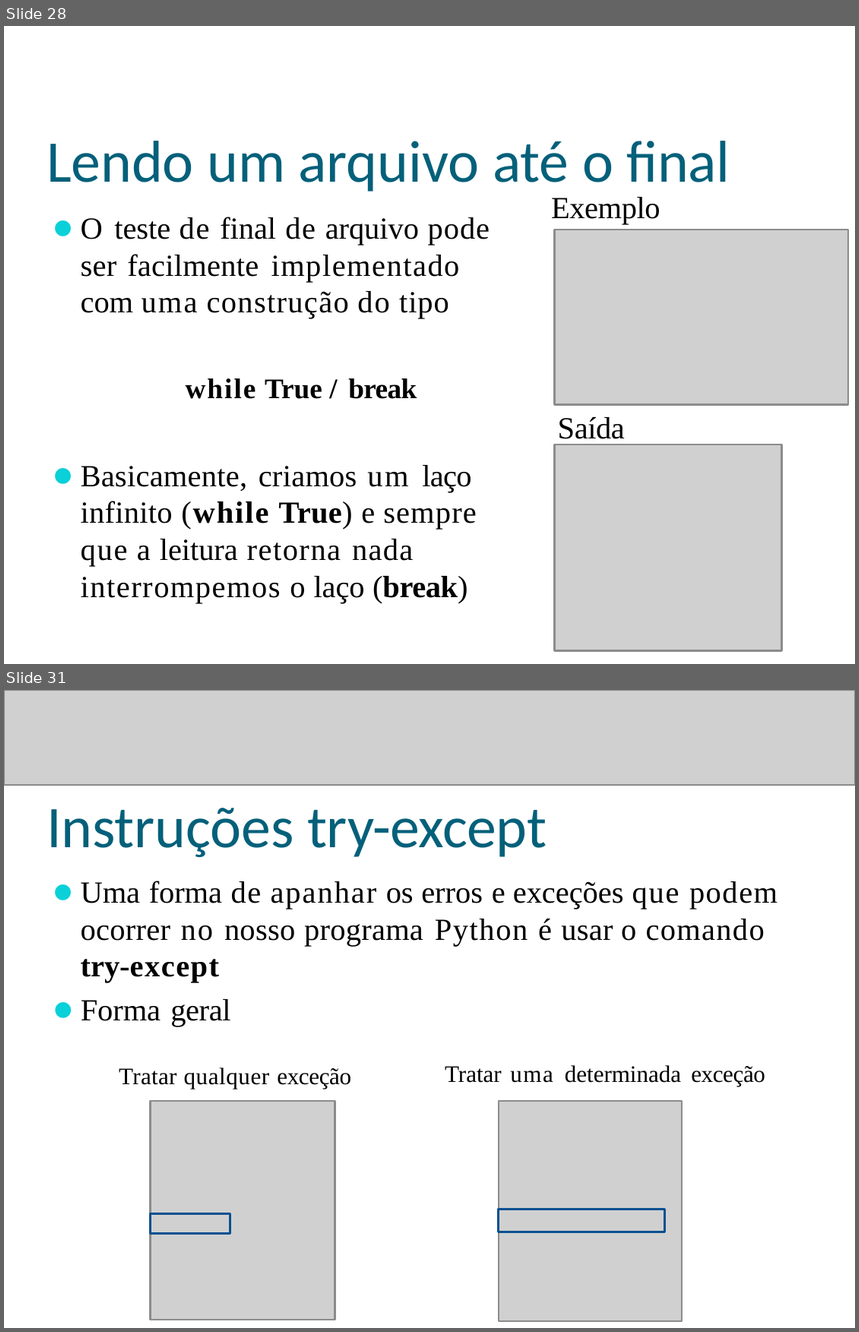
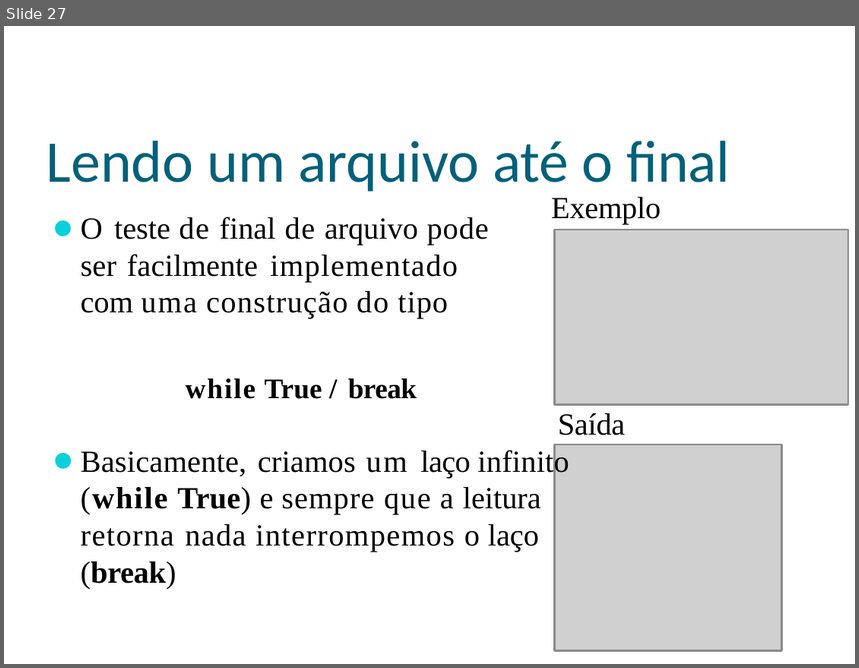
Before and after one commit to eduardocunha11/firstblog, a slide deck: aulas/pc1/AulaPython09-Arquivos.pptx. Shown one above the other, each under a label of ours: slides 28 and 31 before the commit, slide 27 after it; the slides between them are not shown. The pictures are 859x1332 and 859x668 pixels, drawn with LibreOffice and Linux fonts; fonts in the diff are those of the drawing; grey boxes stand for pictures; background and template pictures are left out. Boxes give left, top, right and bottom in pixels: in the first picture for what was removed or moved away, otherwise in the second. Text is boxed around its words. In the diff, an @@ line names an element or a change of style, - is before the commit and + after.

Commit message:
arquivos

```diff
--- a/aulas/pc1/AulaPython09-Arquivos.pptx
+++ b/aulas/pc1/AulaPython09-Arquivos.pptx
@@ slide 31 removed at (x1=4, y1=690, x2=855, y2=1328), background picture (left out) @@
@@ picture removed at (x1=4, y1=690, x2=855, y2=785) @@
@@ title removed at (x1=47, y1=808, x2=547, y2=857) @@
-Instruções try-except
@@ text removed at (x1=81, y1=881, x2=778, y2=1027) @@
-⚫ Uma forma de apanhar os erros e exceções que podem ocorrer no nosso programa Python é usar o comando try-except
-⚫ Forma geral
@@ text removed at (x1=119, y1=1068, x2=351, y2=1089) @@
-Tratar qualquer exceção
@@ text removed at (x1=445, y1=1065, x2=766, y2=1086) @@
-Tratar uma determinada exceção
@@ picture removed at (x1=151, y1=1100, x2=336, y2=1320) @@
@@ picture removed at (x1=500, y1=1100, x2=683, y2=1322) @@
@@ freeform shape removed at (x1=151, y1=1209, x2=664, y2=1233) @@
@@ what was slide 28 is now slide 27 @@
@@ slide 27 changed as well @@
@@ text "O teste de final de ..." at (x1=81, y1=217, x2=489, y2=319): letter spacing 0.5 to 0.4 pt in "construção"; letter spacing 0.7 to 0.6 pt in "do" @@
@@ text "while True / break" at (x1=81, y1=379, x2=626, y2=589): letter spacing 0.7 to 0.6 pt in "while", "(while"; letter spacing 0.5 to 0.4 pt in "nada"; less space between paragraphs @@
```
Also in this commit, not shown: 27 other slides changed, 9 other slides removed, 1 other file.
